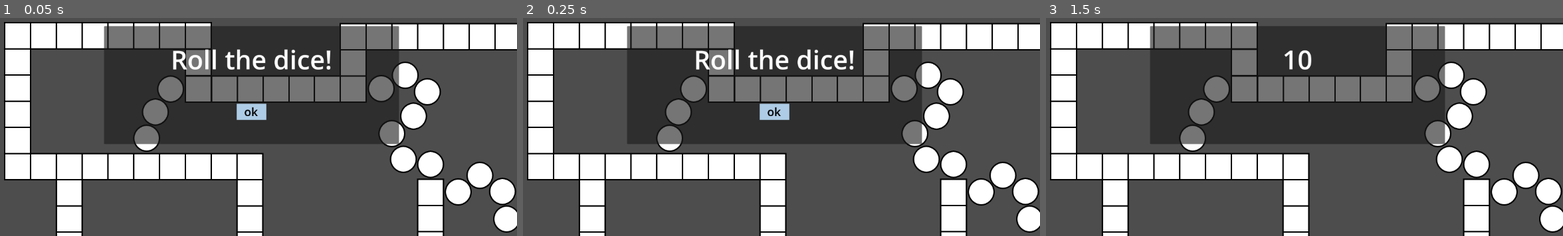
Above: before the commit, frames 1-3 (left to right).
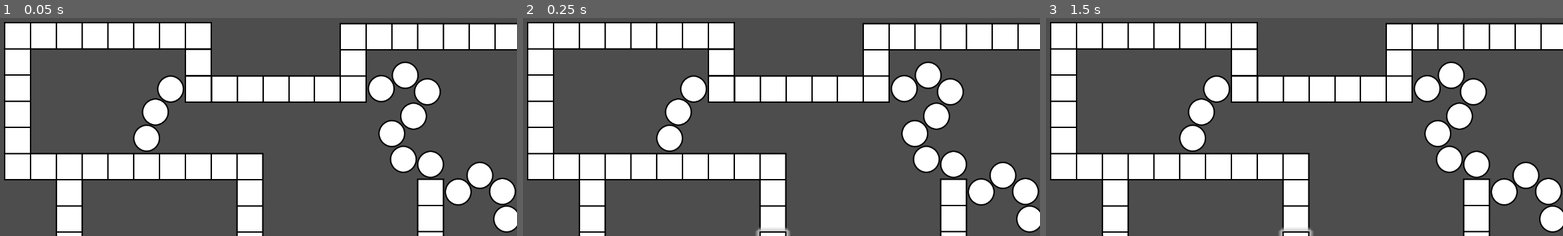
Above: after the commit, the same moments.

Repository: hfxbse/mparty
Game: Godot game, scene res://main/main.tscn
The game is run twice, just before and just after one commit, with the same random seed, the same clock (stepped at 60 frames per second) and the same inputs.
Inputs (mouse positions are in pixels of both pictures, inside the frame that each line leads up to):
- Up to frame 1 (0.05 s): no input
- Up to frame 2 (0.25 s): no input
- Up to frame 3 (1.5 s): click (1299, 111) at 0.5 s, where only the run before the commit has a clickable "ok"; tap Enter at 1.25 s

The runs differ from the first frame. In frame 1, 29% of the frame differs, in the area x 20-78%, y 3-59%; in frame 2, 29%; in frame 3, 29%, in the area x 20-78%, y 3-100%.
Error before the commit: Invalid type in function 'move' in base 'Node2D (Player)'. Cannot convert argument 1 from Nil to int. (res://main/main.gd:69)
Error after the commit: Parse Error: Expected indented block after function declaration. (res://menu_overlay/menu_overlay.gd:26)

Commit message:
Implement Difficulty Signals

Diff:
--- a/feld_aktionen/question_difficulty/question_difficulty.gd
+++ b/feld_aktionen/question_difficulty/question_difficulty.gd
@@ -1,10 +1,10 @@
 extends Control
 
-@onready var difficulty = 0
 # Called when the node enters the scene tree for the first time.
 func _ready():
 	pass # Replace with function body.
 
+signal difficulty(diff: Question.Difficulty)
 
 # Called every frame. 'delta' is the elapsed time since the previous frame.
 func _process(delta):
@@ -12,10 +12,10 @@
 
 
 func _on_difficulty_1_pressed():
-	difficulty=0
+	difficulty.emit(Question.Difficulty.EASY)
 
 func _on_difficulty_2_pressed():
-	difficulty=1
+	difficulty.emit(Question.Difficulty.NORMAL)
 
 func _on_difficulty_3_pressed():
-	difficulty=3
+	difficulty.emit(Question.Difficulty.DIFFICULT)
--- a/main/main.gd
+++ b/main/main.gd
@@ -20,8 +20,8 @@
 	var question_handler = preload("res://data_providers/resources/question_provider.tres")
 
 func _ready():
-	player_turn_begin.connect(menu_overlay.on_player_begin_turn)
-	menu_overlay.received_dice_number.connect(rollDice)
+	##player_turn_begin.connect(menu_overlay.on_player_begin_turn)
+	##menu_overlay.received_dice_number.connect(rollDice)
 
 	startGame(10, 3)
 
@@ -64,8 +64,8 @@
 func playerTurn(player):
 	currentPlayer = player
 	player_turn_begin.emit(currentPlayer)
-	var diceRoll = rollDice()
-	print(diceRoll)
+	var diceRoll = 3 ##rollDice()
+	##print(diceRoll)
 	await player.move(diceRoll)
 
 
--- a/menu_overlay/menu_overlay.gd
+++ b/menu_overlay/menu_overlay.gd
@@ -1,13 +1,17 @@
 extends CanvasLayer
 
 var dice_menu
+var difficulty_menu
 var current_player: Player
 
 signal received_dice_number(dnumber: int, player: Player)
 
 func _ready():
 	dice_menu = preload("res://dice/Dice.tscn").instantiate()
+	difficulty_menu = preload("res://feld_aktionen/question_difficulty/question_difficulty.tscn").instantiate()
 	dice_menu.dice_number.connect(_on_dice_number)
+	difficulty_menu.difficulty.connect(_on_difficulty)
+	ask_difficulty()
 
 func on_player_begin_turn(player: Player):
 	current_player = player
@@ -15,3 +19,8 @@
 
 func _on_dice_number(dnumber: int):
 	received_dice_number.emit(dnumber, current_player)
+
+func ask_difficulty():
+	add_child(difficulty_menu)
+
+func _on_difficulty(diff: Question.Difficulty):
